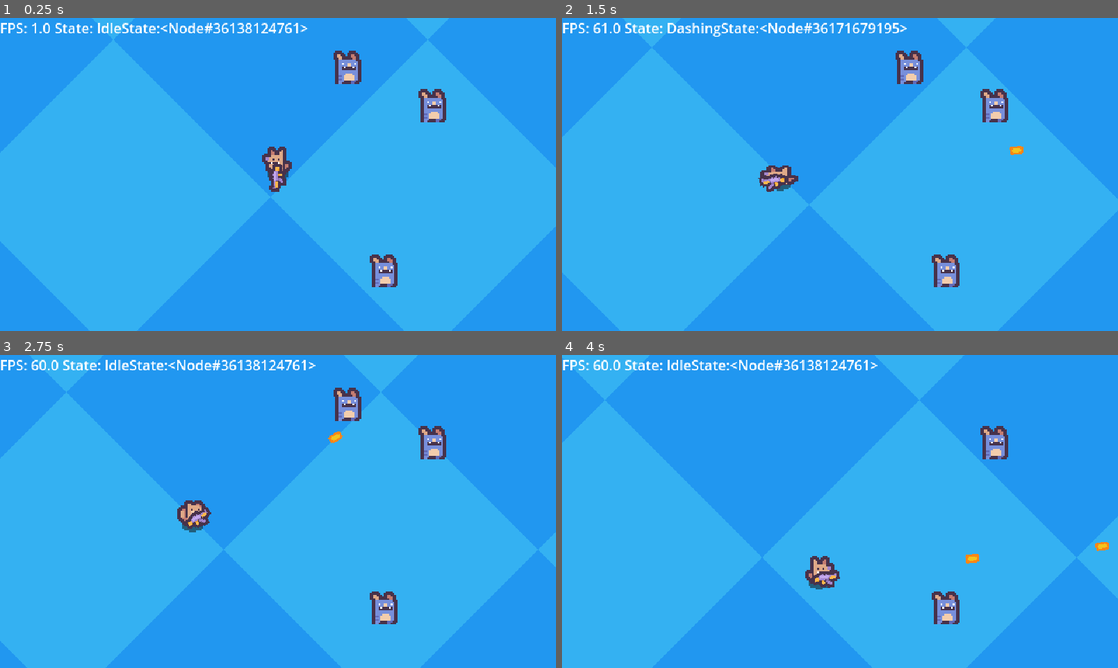
Above: before the commit, frames 1-4 (two rows, left to right).
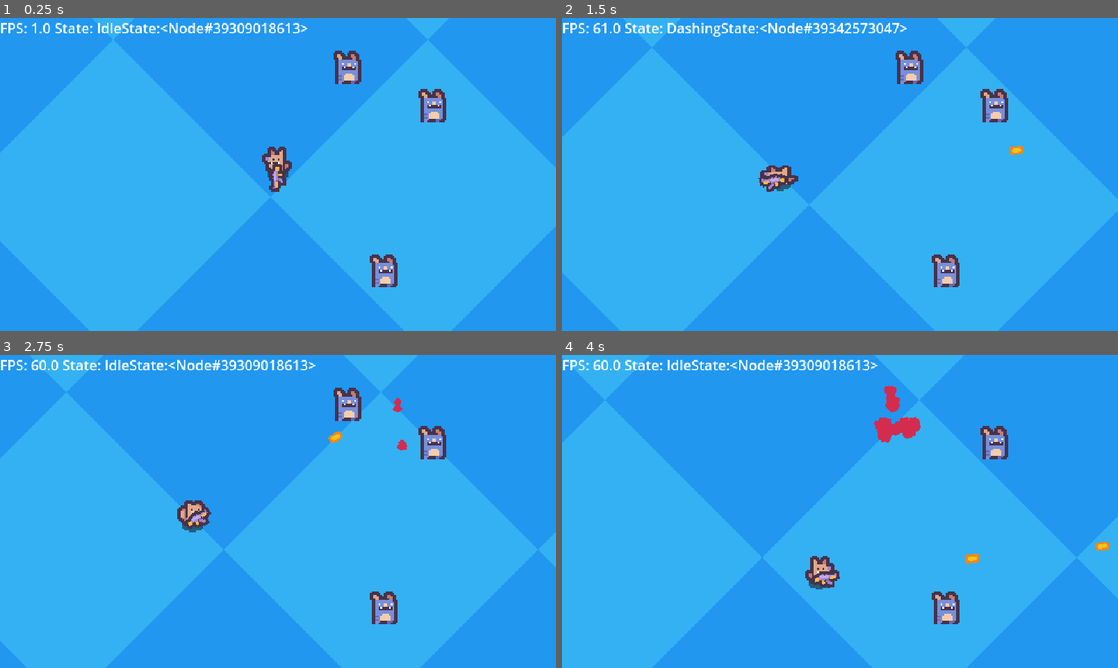
Above: after the commit, the same moments.

Repository: Kyrlio/Desert_Shooter
Game: Godot game, scene res://scenes/main_scene/main.tscn
Same seed, same stepped clock (60 frames per second), same inputs: the game is played once before the commit and once after it.
Inputs (mouse positions are in pixels of both pictures, inside the frame that each line leads up to):
- Up to frame 1 (0.25 s): no input
- Up to frame 2 (1.5 s): move the mouse to (962, 158) at 0.52 s; press the mouse at (962, 158) at 0.53 s; hold Up (ui_up) 0.53-1.28 s; move the mouse to (728, 190) at 1.27 s; release the mouse at (728, 190) at 1.28 s; hold Down (ui_down) from 1.28 s (still down); tap Space (player0_dash) at 1.35 s
- Up to frame 3 (2.75 s): move the mouse to (333, 442) at 2.02 s; release Down (ui_down) at 2.03 s; press the mouse at (333, 442) at 2.03 s; hold Up (ui_up) from 2.03 s (still down)
- Up to frame 4 (4 s): move the mouse to (812, 574) at 2.77 s; release the mouse at (812, 574) at 2.78 s; tap Space (player0_dash) at 2.85 s; move the mouse to (1006, 558) at 3.52 s; release Up (ui_up) at 3.53 s; press the mouse at (1006, 558) at 3.53 s; hold Down (ui_down) from 3.53 s (still down)

The runs differ from the first frame. In frame 1, 0.3% of the frame differs, in the area x 39-54%, y 1-5%; in frame 2, 0.3%; in frame 3, 0.4%; in frame 4, 0.9%, in the area x 41-65%, y 1-28%.

Commit message:
animations

Diff:
--- /dev/null
+++ b/game_camera.gd
@@ -0,0 +1,37 @@
+class_name GameCamera
+extends Camera2D
+
+const NOISE_GROWTH: float = 750
+const SHAKE_DECAY_RATE: float = 10
+
+@export var noise_texture: FastNoiseLite
+@export var shake_strength: float
+
+static var instance: GameCamera
+
+var noise_offset_x: float
+var noise_offset_y: float
+
+var current_shake_percentage: float
+
+
+func _ready() -> void:
+	instance = self
+
+func _process(delta: float) -> void:
+	if current_shake_percentage == 0:
+		return
+
+	noise_offset_x += NOISE_GROWTH * delta
+	noise_offset_y += NOISE_GROWTH * delta
+
+	var offset_sample_x := noise_texture.get_noise_2d(noise_offset_x, 0)
+	var offset_sample_y := noise_texture.get_noise_2d(0, noise_offset_y)
+
+	offset = Vector2(offset_sample_x, offset_sample_y) * shake_strength * current_shake_percentage * current_shake_percentage
+
+	current_shake_percentage = max(current_shake_percentage - (SHAKE_DECAY_RATE * delta), 0)
+
+
+static func shake(shake_percent: float):
+	instance.current_shake_percentage = clamp(shake_percent, 0, 1)
--- /dev/null
+++ b/game_camera.tscn
@@ -0,0 +1,12 @@
+[gd_scene load_steps=3 format=3 uid="uid://bq1we52sblyrb"]
+
+[ext_resource type="Script" uid="uid://cbccjoffatffa" path="res://game_camera.gd" id="1_a63qp"]
+
+[sub_resource type="FastNoiseLite" id="FastNoiseLite_a63qp"]
+noise_type = 3
+
+[node name="GameCamera" type="Camera2D"]
+process_callback = 0
+script = ExtResource("1_a63qp")
+noise_texture = SubResource("FastNoiseLite_a63qp")
+shake_strength = 10.0
--- a/scenes/component/health_component.gd
+++ b/scenes/component/health_component.gd
@@ -4,6 +4,8 @@
 
 signal died
 signal damaged
+
+var ground_particles_scene: PackedScene = preload("uid://d4fjkvjerbdpm")
 
 @export var max_health: int = 1
 
@@ -19,4 +21,7 @@
 	current_health = clamp(current_health - amount, 0, max_health)
 	damaged.emit()
 	if current_health == 0:
+		var die_particles: Node2D = ground_particles_scene.instantiate()
+		die_particles.global_position = get_parent().global_position
+		get_parent().get_parent().add_child(die_particles)
 		died.emit()
--- a/scenes/component/hitbox_component.gd
+++ b/scenes/component/hitbox_component.gd
@@ -4,8 +4,8 @@
 
 signal hit_hurtbox(hurtbox_component: HurtboxComponent)
 
-
 var damage: int = 1
+var is_hit_handled: bool
 
 
 func register_hurtbox_hit(hurtbox_component: HurtboxComponent):
--- a/scenes/component/hurtbox_component.gd
+++ b/scenes/component/hurtbox_component.gd
@@ -2,6 +2,7 @@
 class_name HurtboxComponent
 extends Area2D
 
+var impact_particles_scene: PackedScene = preload("uid://dtr5lw5ocrg3p")
 
 @export var health_component: HealthComponent
 
@@ -10,10 +11,26 @@
 	area_entered.connect(_on_area_entered)
 
 
+func spawn_hit_particles():
+	var hit_particles: Node2D = impact_particles_scene.instantiate()
+	hit_particles.global_position = self.global_position
+	get_parent().get_parent().add_child(hit_particles)
+
+
+func _handle_hit(hitbox_component: HitboxComponent):
+	if hitbox_component.is_hit_handled:
+		return
+
+	hitbox_component.register_hurtbox_hit(self)
+	health_component.damage(hitbox_component.damage)
+	spawn_hit_particles()
+
+	if get_parent() is Player:
+		GameCamera.shake(1)
+
+
 func _on_area_entered(other_area: Area2D):
 	if other_area is not HitboxComponent:
 		return
 
-	var hitbox_component: HitboxComponent = other_area
-	hitbox_component.register_hurtbox_hit(self)
-	health_component.damage(hitbox_component.damage)
+	_handle_hit.call_deferred(other_area)
--- a/scenes/effect/enemy_ground_particles/enemy_ground_particles.tscn
+++ b/scenes/effect/enemy_ground_particles/enemy_ground_particles.tscn
@@ -1,7 +1,6 @@
-[gd_scene load_steps=13 format=3 uid="uid://d4fjkvjerbdpm"]
+[gd_scene load_steps=11 format=3 uid="uid://d4fjkvjerbdpm"]
 
-[ext_resource type="Texture2D" uid="uid://b1a5tu7mm3jtv" path="res://assets/particles.png" id="1_e50f0"]
-[ext_resource type="AudioStream" uid="uid://7kvuj71gyr27" path="res://assets/audio/burst.wav" id="2_2ah7b"]
+[ext_resource type="Texture2D" uid="uid://dad6g46qeqe64" path="res://assets/particles/particles.png" id="1_e50f0"]
 
 [sub_resource type="CanvasItemMaterial" id="CanvasItemMaterial_2ah7b"]
 particles_animation = true
@@ -31,8 +30,7 @@
 angle_min = -720.0
 angle_max = 720.0
 gravity = Vector3(0, 0, 0)
-scale_min = 0.5
-scale_max = 1.5
+scale_min = 0.29999998
 scale_curve = SubResource("CurveTexture_x2j3p")
 color_initial_ramp = SubResource("GradientTexture1D_y6rus")
 anim_offset_max = 1.0
@@ -81,31 +79,12 @@
 "method": &"queue_free"
 }]
 }
-tracks/2/type = "method"
-tracks/2/imported = false
-tracks/2/enabled = true
-tracks/2/path = NodePath("HitStreamPlayer")
-tracks/2/interp = 1
-tracks/2/loop_wrap = true
-tracks/2/keys = {
-"times": PackedFloat32Array(0),
-"transitions": PackedFloat32Array(1),
-"values": [{
-"args": [0.0],
-"method": &"play"
-}]
-}
 
 [sub_resource type="AnimationLibrary" id="AnimationLibrary_femlq"]
 _data = {
 &"RESET": SubResource("Animation_aoe23"),
 &"default": SubResource("Animation_w5ubf")
 }
-
-[sub_resource type="AudioStreamRandomizer" id="AudioStreamRandomizer_aoe23"]
-random_pitch = 1.1
-streams_count = 1
-stream_0/stream = ExtResource("2_2ah7b")
 
 [node name="EnemyGroundParticles" type="Node2D"]
 
@@ -128,9 +107,3 @@
 &"": SubResource("AnimationLibrary_femlq")
 }
 autoplay = "default"
-
-[node name="HitStreamPlayer" type="AudioStreamPlayer" parent="."]
-stream = SubResource("AudioStreamRandomizer_aoe23")
-volume_db = -5.0
-max_polyphony = 3
-bus = &"sfx"
--- a/scenes/effect/enemy_impact_particles/enemy_impact_particles.tscn
+++ b/scenes/effect/enemy_impact_particles/enemy_impact_particles.tscn
@@ -1,6 +1,21 @@
 [gd_scene load_steps=11 format=3 uid="uid://dtr5lw5ocrg3p"]
 
 [ext_resource type="Texture2D" uid="uid://dad6g46qeqe64" path="res://assets/particles/particles.png" id="1_jy0yx"]
+
+[sub_resource type="Animation" id="Animation_yd353"]
+length = 0.001
+tracks/0/type = "value"
+tracks/0/imported = false
+tracks/0/enabled = true
+tracks/0/path = NodePath("GPUParticles2D:emitting")
+tracks/0/interp = 1
+tracks/0/loop_wrap = true
+tracks/0/keys = {
+"times": PackedFloat32Array(0),
+"transitions": PackedFloat32Array(1),
+"update": 1,
+"values": [false]
+}
 
 [sub_resource type="Animation" id="Animation_jy0yx"]
 resource_name = "default"
@@ -29,21 +44,6 @@
 "args": [],
 "method": &"queue_free"
 }]
-}
-
-[sub_resource type="Animation" id="Animation_yd353"]
-length = 0.001
-tracks/0/type = "value"
-tracks/0/imported = false
-tracks/0/enabled = true
-tracks/0/path = NodePath("GPUParticles2D:emitting")
-tracks/0/interp = 1
-tracks/0/loop_wrap = true
-tracks/0/keys = {
-"times": PackedFloat32Array(0),
-"transitions": PackedFloat32Array(1),
-"update": 1,
-"values": [false]
 }
 
 [sub_resource type="AnimationLibrary" id="AnimationLibrary_nmupr"]
@@ -84,7 +84,8 @@
 angular_velocity_min = -720.0
 angular_velocity_max = 719.99994
 gravity = Vector3(0, 700, 0)
-scale_min = 0.5
+scale_min = 0.29999998
+scale_max = 0.7
 scale_curve = SubResource("CurveTexture_ovpnb")
 color_initial_ramp = SubResource("GradientTexture1D_ts6d3")
 anim_offset_max = 1.0
--- a/scenes/entities/bullet/bullet.gd
+++ b/scenes/entities/bullet/bullet.gd
@@ -24,6 +24,7 @@
 
 
 func register_collision():
+	hitbox_component.is_hit_handled = true
 	queue_free()
 
 
--- a/scenes/entities/enemy/enemy.gd
+++ b/scenes/entities/enemy/enemy.gd
@@ -5,8 +5,8 @@
 
 
 func _ready() -> void:
-	health_component.died.connect(die)
+	health_component.died.connect(_on_died)
 
 
-func die():
+func _on_died():
 	queue_free.call_deferred()
--- a/scenes/entities/enemy/enemy.tscn
+++ b/scenes/entities/enemy/enemy.tscn
@@ -6,6 +6,7 @@
 [ext_resource type="PackedScene" uid="uid://k3qunapgqxkp" path="res://scenes/component/hurtbox_component.tscn" id="3_in88q"]
 [ext_resource type="PackedScene" uid="uid://bq80bnwyxew5c" path="res://scenes/component/hitbox_component.tscn" id="5_dxsuy"]
 [ext_resource type="PackedScene" uid="uid://co4v0dqhcd5wg" path="res://scenes/component/hit_flash_sprite_component.tscn" id="6_0wdte"]
+[ext_resource type="Shader" uid="uid://cio4dge6agb86" path="res://resources/hit_flash_sprite_component.gdshader" id="6_7gxlw"]
 
 [sub_resource type="RectangleShape2D" id="RectangleShape2D_dxsuy"]
 size = Vector2(16, 19)
@@ -15,6 +16,11 @@
 
 [sub_resource type="RectangleShape2D" id="RectangleShape2D_0wdte"]
 size = Vector2(9, 11)
+
+[sub_resource type="ShaderMaterial" id="ShaderMaterial_ilesx"]
+resource_local_to_scene = true
+shader = ExtResource("6_7gxlw")
+shader_parameter/percent = 0.0
 
 [node name="Enemy" type="CharacterBody2D"]
 collision_layer = 0
@@ -48,6 +54,7 @@
 [node name="Visuals" type="Node2D" parent="."]
 
 [node name="HitFlashSpriteComponent" parent="Visuals" node_paths=PackedStringArray("health_component") instance=ExtResource("6_0wdte")]
+material = SubResource("ShaderMaterial_ilesx")
 texture = ExtResource("1_lw7nh")
 centered = false
 offset = Vector2(-12, -24)
--- a/scenes/entities/player/player.gd
+++ b/scenes/entities/player/player.gd
@@ -112,6 +112,8 @@
 	muzzle_flash.rotation = barrel_position.global_rotation
 	get_parent().add_child(muzzle_flash)
 
+	GameCamera.shake(1)
+
 
 func block():
 	pass
--- a/scenes/entities/player/player.tscn
+++ b/scenes/entities/player/player.tscn
@@ -16,6 +16,7 @@
 [ext_resource type="PackedScene" uid="uid://cp3km3fnol4ig" path="res://scenes/component/health_component.tscn" id="8_r4dfn"]
 [ext_resource type="PackedScene" uid="uid://k3qunapgqxkp" path="res://scenes/component/hurtbox_component.tscn" id="11_70kwc"]
 [ext_resource type="PackedScene" uid="uid://co4v0dqhcd5wg" path="res://scenes/component/hit_flash_sprite_component.tscn" id="11_yywfu"]
+[ext_resource type="Shader" uid="uid://cio4dge6agb86" path="res://resources/hit_flash_sprite_component.gdshader" id="12_w3p2j"]
 
 [sub_resource type="Animation" id="Animation_5sj0x"]
 length = 0.001
@@ -227,6 +228,11 @@
 [sub_resource type="CircleShape2D" id="CircleShape2D_oul6g"]
 radius = 6.0
 
+[sub_resource type="ShaderMaterial" id="ShaderMaterial_18p7g"]
+resource_local_to_scene = true
+shader = ExtResource("12_w3p2j")
+shader_parameter/percent = 0.0
+
 [node name="Player" type="CharacterBody2D" node_paths=PackedStringArray("aim_root")]
 collision_layer = 0
 collision_mask = 0
@@ -283,6 +289,7 @@
 vframes = 4
 
 [node name="HitFlashSpriteComponent" parent="Visuals" node_paths=PackedStringArray("health_component") instance=ExtResource("11_yywfu")]
+material = SubResource("ShaderMaterial_18p7g")
 texture = ExtResource("1_oul6g")
 offset = Vector2(0, -12)
 hframes = 4
--- a/scenes/main_scene/main.tscn
+++ b/scenes/main_scene/main.tscn
@@ -1,8 +1,9 @@
-[gd_scene load_steps=5 format=3 uid="uid://bjm5f088lj3hb"]
+[gd_scene load_steps=6 format=3 uid="uid://bjm5f088lj3hb"]
 
 [ext_resource type="Script" uid="uid://cklq77ut8ovyi" path="res://scenes/main_scene/main.gd" id="1_ihqgu"]
 [ext_resource type="PackedScene" uid="uid://7xk0ctfo0he4" path="res://autoload/background.tscn" id="1_ionc4"]
 [ext_resource type="PackedScene" uid="uid://diol0b6nt06in" path="res://scenes/entities/player/player.tscn" id="1_nqgu8"]
+[ext_resource type="PackedScene" uid="uid://bq1we52sblyrb" path="res://game_camera.tscn" id="3_ib4vx"]
 [ext_resource type="PackedScene" uid="uid://200v6fk6uoha" path="res://scenes/entities/enemy/enemy.tscn" id="4_y24u2"]
 
 [node name="Main" type="Node2D"]
@@ -29,9 +30,9 @@
 
 [node name="Background" parent="." instance=ExtResource("1_ionc4")]
 
-[node name="Camera2D" type="Camera2D" parent="."]
+[node name="GameCamera" parent="." instance=ExtResource("3_ib4vx")]
 zoom = Vector2(2, 2)
-process_callback = 0
+metadata/_edit_lock_ = true
 
 [node name="Player" parent="." instance=ExtResource("1_nqgu8")]
 
--- a/scripts/finite_states_machines/player/dashing_state.gd
+++ b/scripts/finite_states_machines/player/dashing_state.gd
@@ -40,10 +40,5 @@
 			get_parent().change_state("IdleState")
 
 
-func melee_attack():
-	pass
-	#TODO
-
-
 func exit() -> void:
 	pass
Not shown, added: game_camera.gd.uid
Not shown: 1 places in scenes/entities/enemy/enemy.tscn that only renumber resources
Not shown: 1 places in scenes/entities/player/player.tscn that only renumber resources
